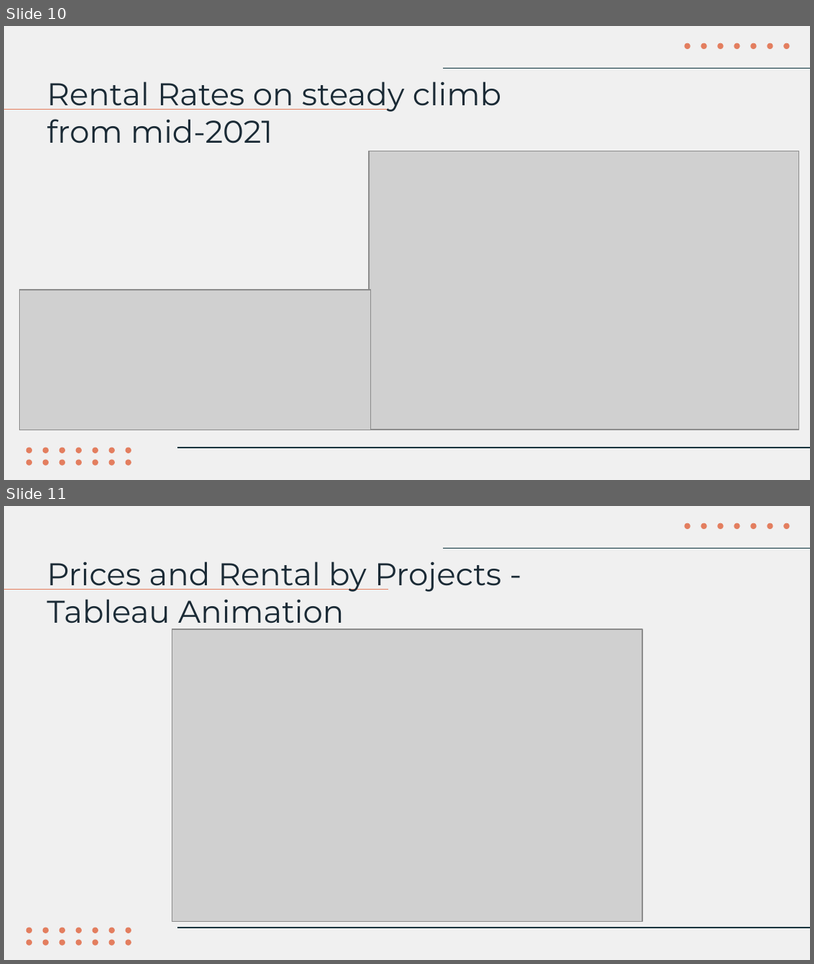
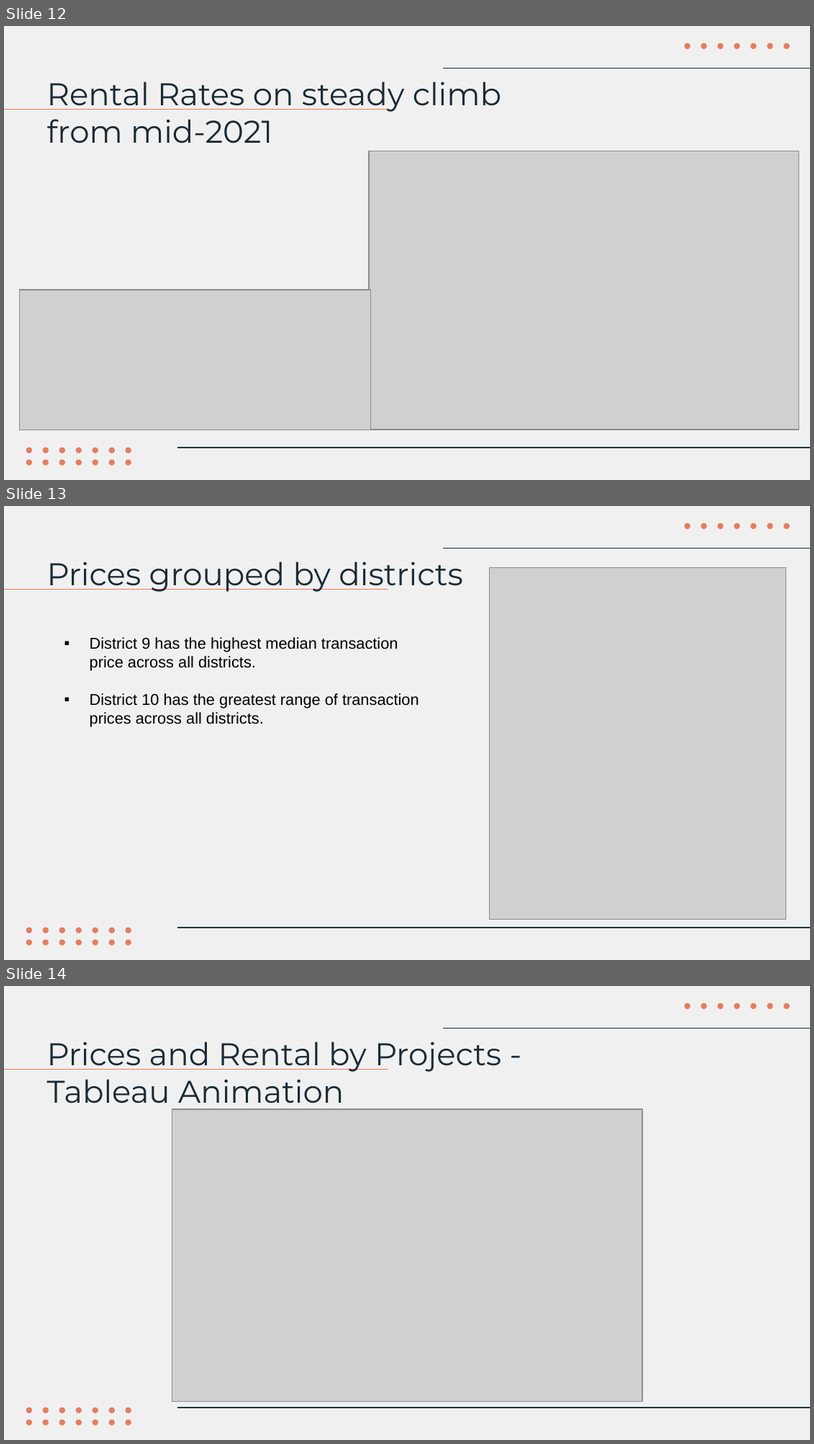
Before and after one commit to NgChekWee/Capstone-Private-Property, a slide deck: Capstone Presentation ppt.pptx. Shown one above the other, each under a label of ours: slides 10 and 11 before the commit, slides 12, 13 and 14 after it. The pictures are 814x964 and 814x1444 pixels, drawn with LibreOffice and Linux fonts; fonts in the diff are those of the drawing; grey boxes stand for pictures. Boxes give left, top, right and bottom in pixels: in the first picture for what was removed or moved away, otherwise in the second. Text is boxed around its words. In the diff, an @@ line names an element or a change of style, - is before the commit and + after.

```diff
--- a/Capstone Presentation ppt.pptx
+++ b/Capstone Presentation ppt.pptx
@@ slide 13 added at bbox=[4, 506, 810, 960], background #F0F0F0; not listed: 23 template elements that a slide beside it also shows @@
@@ title added at bbox=[47, 561, 463, 592], 28 pt, text #1A2A35 @@
+Prices grouped by districts
@@ picture added at bbox=[489, 568, 786, 920] @@
@@ line added from (4, 589) to (388, 589), #E37E5F 0.75 pt @@
@@ text added at bbox=[90, 637, 419, 727], 14 pt, text #000000 @@
+▪ District 9 has the highest median transaction price across all districts.
+▪ District 10 has the greatest range of transaction prices across all districts.
@@ what was slide 10 is now slide 12 @@
@@ what was slide 11 is now slide 14 @@
```
Also in this commit, not shown: 2 slides changed, 4 other slides added, 3 other files.
